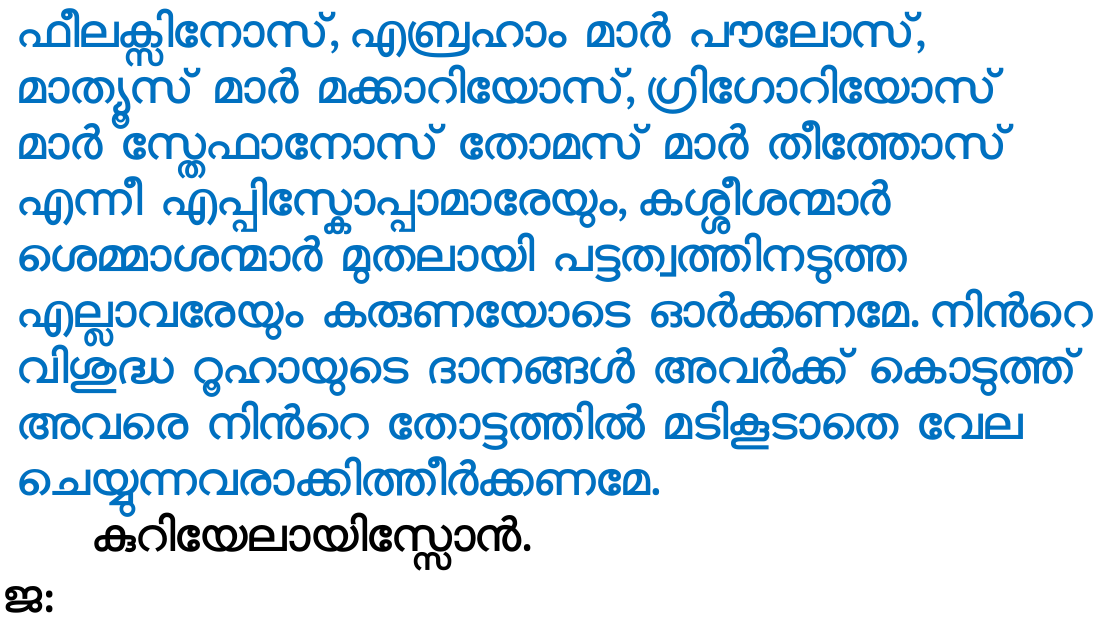
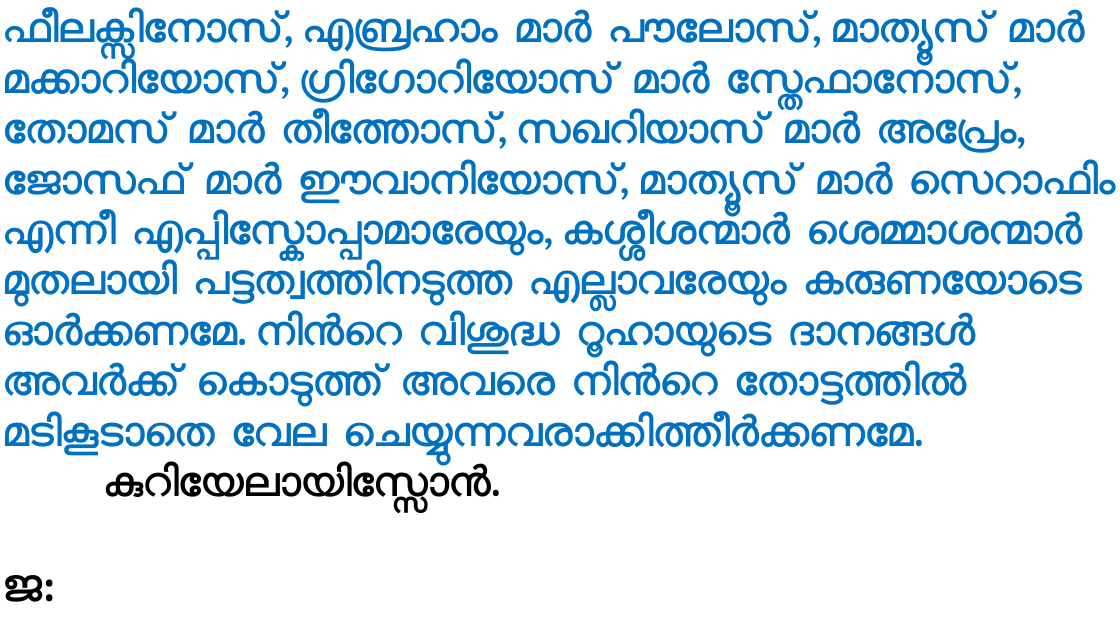
Before and after one commit to gijocode/Church_PPT_Utility, a slide deck: slide 93 of templates/malayalam_service_template.pptx. Drawn at 1120x630 pixels with LibreOffice and Linux fonts; fonts in the diff are those of the drawing. Boxes give left, top, right and bottom in pixels: in the first picture for what was removed or moved away, otherwise in the second. Text is boxed around its words. In the diff, an @@ line names an element or a change of style, - is before the commit and + after.

```diff
--- a/templates/malayalam_service_template.pptx
+++ b/templates/malayalam_service_template.pptx
@@ text "ഫീലക്സിനോസ്, എബ്രഹാം മാര്‍ പൗലോസ്, മാത്യൂസ് ...": place and size @@
-text "ഫീലക്സിനോസ്, എബ്രഹാം മാര്‍ പൗലോസ്, മാത്യൂസ് ..." at (18, 11, 1093, 564)
+text "ഫീലക്സിനോസ്, എബ്രഹാം മാര്‍ പൗലോസ്, മാത്യൂസ് ..." at (3, 10, 1115, 508)
@@ text at (3, 10, 1115, 457): text changed; size 40 to 36 pt @@
-ഫീലക്സിനോസ്, എബ്രഹാം മാര്‍ പൗലോസ്, മാത്യൂസ് മാര്‍ മക്കാറിയോസ്, ഗ്രിഗോറിയോസ്
-മാര്‍ സ്തേഫാനോസ് തോമസ് മാര്‍ തീത്തോസ് എന്നീ എപ്പിസ്കോപ്പാമാരേയും, കശ്ശീശന്മാര്‍ ശെമ്മാശന്മാര്‍ മുതലായി പട്ടത്വത്തിനടുത്ത എല്ലാവരേയും കരുണയോടെ ഓര്‍ക്കണമേ. നിന്‍റെ വിശുദ്ധ റൂഹായുടെ ദാനങ്ങള്‍ അവര്‍ക്ക് കൊടുത്ത് അവരെ നിന്‍റെ തോട്ടത്തില്‍ മടികൂടാതെ വേല ചെയ്യുന്നവരാക്കിത്തീര്‍ക്കണമേ.
+ഫീലക്സിനോസ്, എബ്രഹാം മാര്‍ പൗലോസ്, മാത്യൂസ് മാര്‍ മക്കാറിയോസ്, ഗ്രിഗോറിയോസ് മാര്‍ സ്തേഫാനോസ്, തോമസ് മാര്‍ തീത്തോസ്, സഖറിയാസ് മാർ അപ്രേം, ജോസഫ് മാർ ഈവാനിയോസ്, മാത്യൂസ് മാർ സെറാഫിം എന്നീ എപ്പിസ്കോപ്പാമാരേയും, കശ്ശീശന്മാര്‍ ശെമ്മാശന്മാര്‍ മുതലായി പട്ടത്വത്തിനടുത്ത എല്ലാവരേയും കരുണയോടെ ഓര്‍ക്കണമേ. നിന്‍റെ വിശുദ്ധ റൂഹായുടെ ദാനങ്ങള്‍ അവര്‍ക്ക് കൊടുത്ത് അവരെ നിന്‍റെ തോട്ടത്തില്‍ മടികൂടാതെ വേല ചെയ്യുന്നവരാക്കിത്തീര്‍ക്കണമേ.
@@ text at (104, 464, 501, 508): size 40 to 36 pt in "കുറിയേലായിസ്സോന്‍." @@
@@ text "ജ:": place and size @@
-text "ജ:" at (3, 586, 55, 613)
+text "ജ:" at (3, 575, 55, 602)
```
Also in this commit, not shown: 1 other slide changed.
